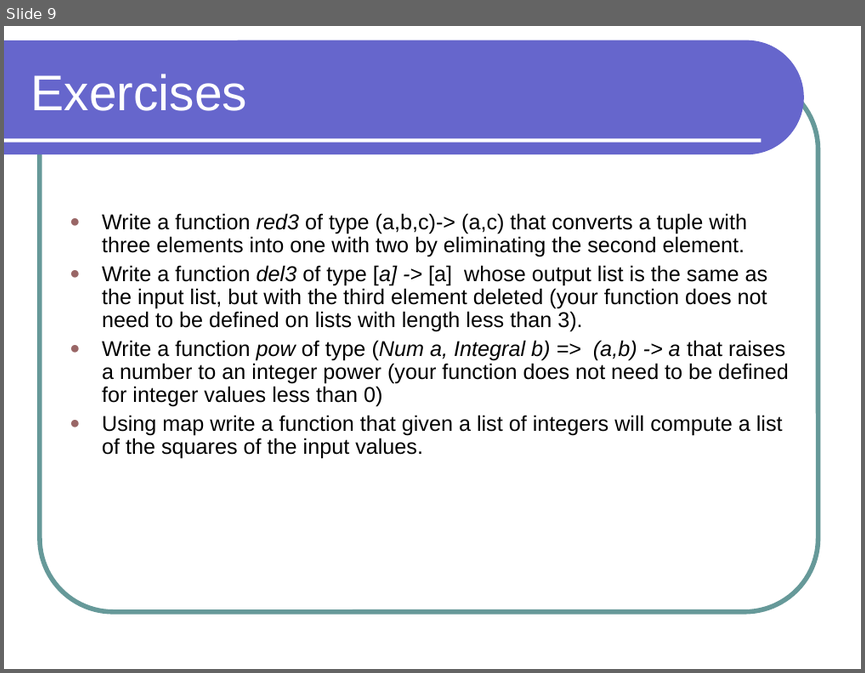
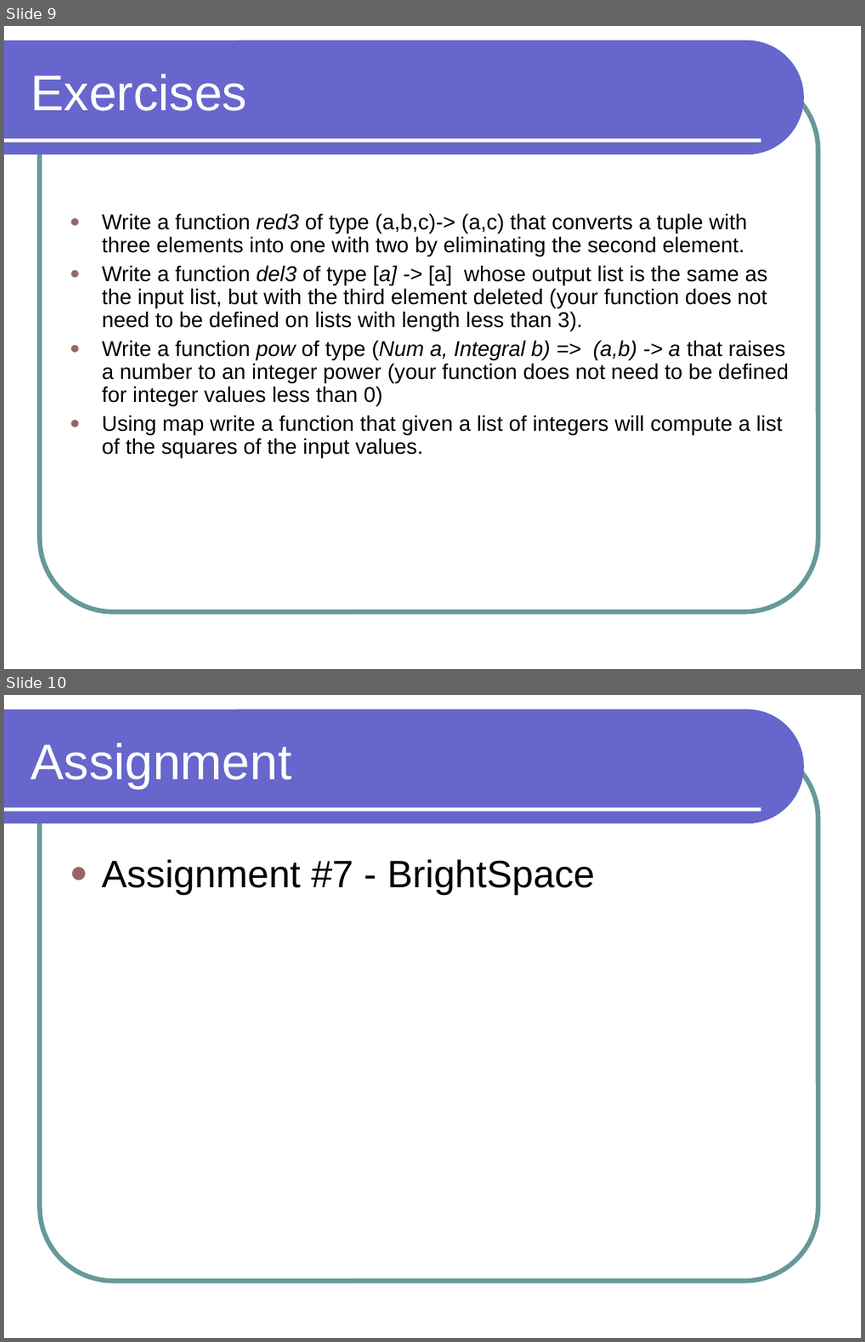
Before and after one commit to lutzhamel/CSC301, a slide deck: notes/csc301-ln015.ppt. Shown one above the other, each under a label of ours: slide 9 before the commit, slides 9 and 10 after it. The pictures are 865x673 and 865x1342 pixels, drawn with LibreOffice and Linux fonts; fonts in the diff are those of the drawing. Boxes give left, top, right and bottom in pixels: in the first picture for what was removed or moved away, otherwise in the second. Text is boxed around its words. In the diff, an @@ line names an element or a change of style, - is before the commit and + after.

```diff
--- a/notes/csc301-ln015.ppt
+++ b/notes/csc301-ln015.ppt
@@ slide 10 added at (4,695,861,1338), background #FFFFFF; not listed: 3 template elements that a slide beside it also shows @@
@@ title added at (31,743,292,789), 42 pt, text #FFFFFF @@
+Assignment
@@ text added at (102,859,595,895), 32 pt, text #000000 @@
+● Assignment #7 - BrightSpace
```
Also in this commit, not shown: 3 slides changed, 8 other files.
